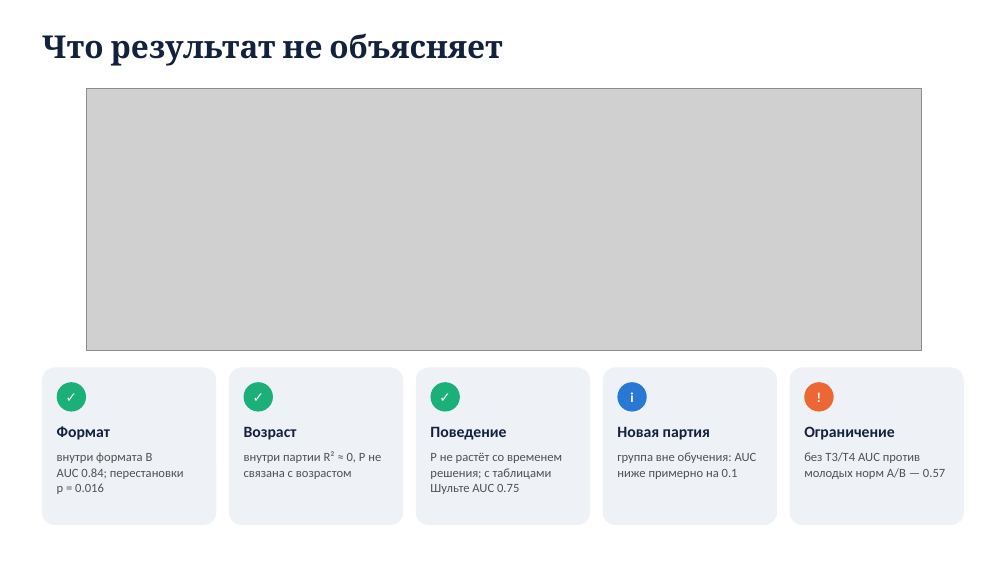
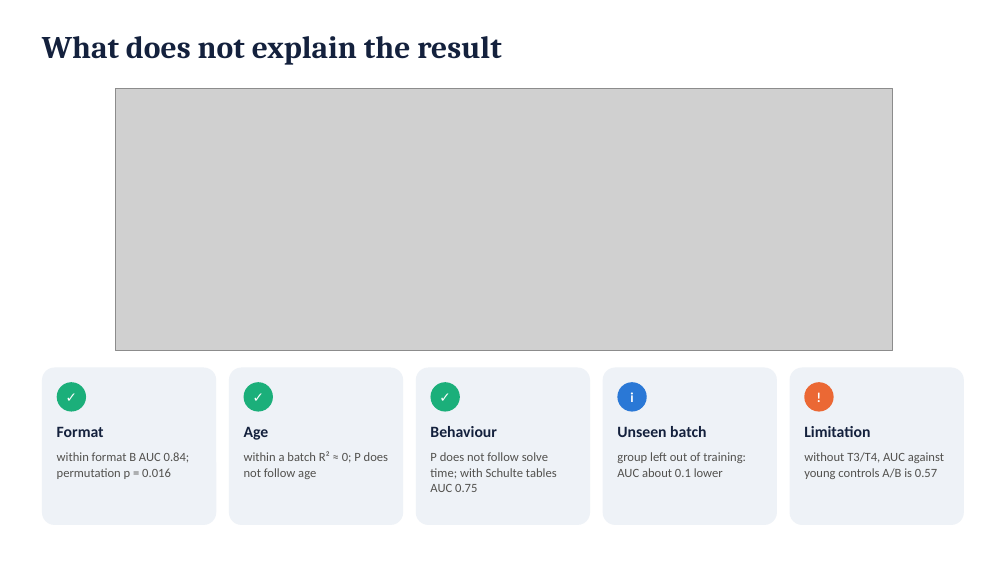
Before and after one commit to igor688-hub/neurodiagnosis-eeg, a slide deck: slide 5 of report/presentation.pptx. Drawn at 1008x567 pixels with LibreOffice and Linux fonts; fonts in the diff are those of the drawing; grey boxes stand for pictures. Boxes give left, top, right and bottom in pixels: in the first picture for what was removed or moved away, otherwise in the second. Text is boxed around its words. In the diff, an @@ line names an element or a change of style, - is before the commit and + after.

```diff
--- a/report/presentation.pptx
+++ b/report/presentation.pptx
@@ text at bbox=[42, 36, 501, 65]: text changed @@
-Что результат не объясняет
+What does not explain the result
@@ picture: place and size @@
-picture at bbox=[86, 88, 922, 351]
+picture at bbox=[115, 88, 893, 351]
@@ text at bbox=[57, 426, 104, 437]: text changed @@
-Формат
+Format
@@ text at bbox=[244, 426, 269, 440]: text changed @@
-Возраст
+Age
@@ text at bbox=[430, 426, 497, 437]: text changed @@
-Поведение
+Behaviour
@@ text at bbox=[617, 426, 706, 437]: text changed @@
-Новая партия
+Unseen batch
@@ text at bbox=[804, 426, 870, 437]: text changed @@
-Ограничение
+Limitation
@@ text at bbox=[57, 452, 190, 479]: text changed @@
-внутри формата B AUC 0.84; перестановки p = 0.016
+within format B AUC 0.84; permutation p = 0.016
@@ text at bbox=[244, 451, 388, 479]: text changed @@
-внутри партии R² ≈ 0, P не связана с возрастом
+within a batch R² ≈ 0; P does not follow age
@@ text at bbox=[430, 452, 557, 492]: text changed @@
-P не растёт со временем решения; с таблицами Шульте AUC 0.75
+P does not follow solve time; with Schulte tables AUC 0.75
@@ text at bbox=[617, 452, 746, 477]: text changed @@
-группа вне обучения: AUC ниже примерно на 0.1
+group left out of training: AUC about 0.1 lower
@@ text at bbox=[804, 452, 944, 479]: text changed @@
-без T3/T4 AUC против молодых норм A/B — 0.57
+without T3/T4, AUC against young controls A/B is 0.57
```
Also in this commit, not shown: 4 other slides changed, 2 slides added, 2 slides removed, 1 other file.
